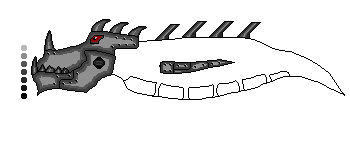
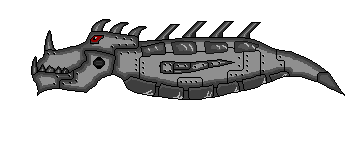
Two versions of the same layered image (350 × 150). Layer-by-layer changes:
added layer "Screw" in group "Body" over box(120, 51, 283, 83)
painted on "Body_Outline" over box(124, 41, 328, 92)
painted on "Body_Fill" over box(112, 38, 342, 99)
hid "Color" over box(21, 45, 27, 99)
